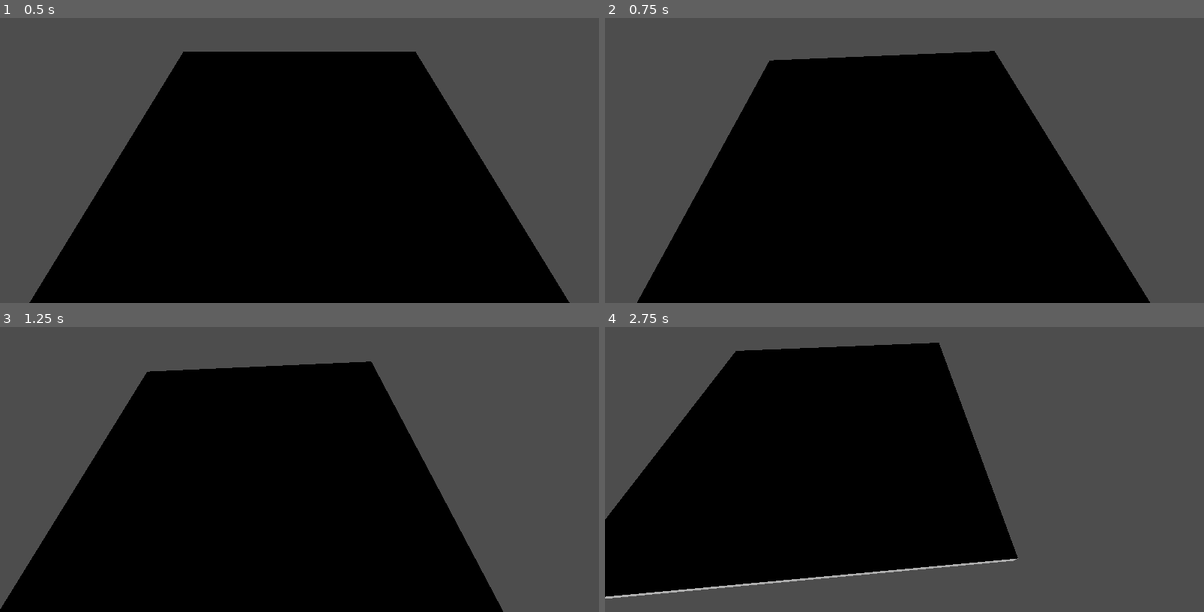
Above: before the commit, frames 1-4 (two rows, left to right).
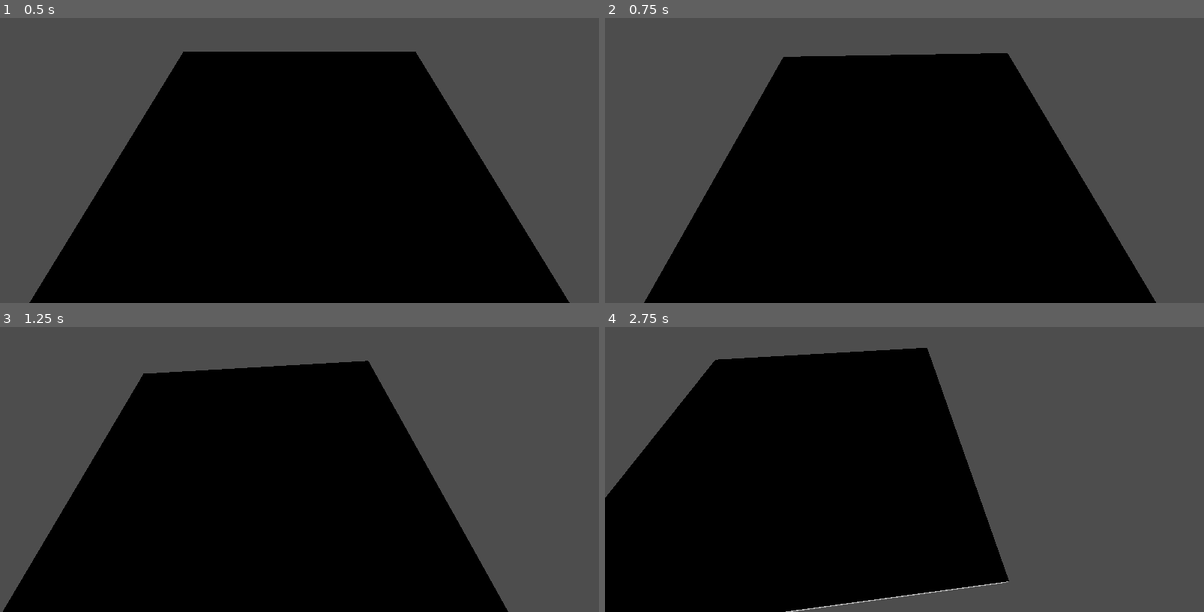
Above: after the commit, the same moments.

Repository: BenjiinxGrimm/knights-bane
Game: Godot game, scene res://scenes/main.tscn
Same seed, same stepped clock (60 frames per second), same inputs: the game is played once before the commit and once after it.
Inputs (mouse positions are in pixels of both pictures, inside the frame that each line leads up to):
- Up to frame 1 (0.5 s): no input
- Up to frame 2 (0.75 s): move the mouse to (1036, 117) at 0.52 s; press the mouse at (1036, 117) at 0.53 s; hold D (move_right) from 0.53 s (still down)
- Up to frame 3 (1.25 s): keep holding D (move_right); tap J (attack, bound only before the commit) at 0.8 s
- Up to frame 4 (2.75 s): move the mouse to (784, 460) at 1.27 s; release D (move_right) at 1.28 s; release the mouse at (784, 460) at 1.28 s; hold S (move_down) 1.28-2.03 s; tap J (attack, bound only before the commit) at 1.35, 2.3 s; click (784, 460) at 1.55 s; move the mouse to (964, 369) at 2.02 s; press the mouse at (964, 369) at 2.03 s; hold D (move_right) from 2.03 s (still down)

Frame 1 is identical in both runs. In frame 2, 2.8% of the frame differs, in the area x 5-92%, y 11-100%; in frame 3, 0.6%; in frame 4, 10%, in the area x 0-69%, y 5-100%.

Commit message:
Switch to mouse-aim: left click attacks toward cursor
Replaces movement-direction facing with continuous mouse aim.
Ray intersects horizontal plane at player Y for reliable hit detection.
Rotation snaps instantly to cursor; locks during active swing window.
Attack remapped from J key to left mouse button.

Co-Authored-By: Claude Sonnet 4.6 <noreply@anthropic.com>

Diff:
--- a/project.godot
+++ b/project.godot
@@ -44,7 +44,7 @@
 }
 attack={
 "deadzone": 0.5,
-"events": [Object(InputEventKey,"resource_local_to_scene":false,"resource_name":"","device":-1,"window_id":0,"alt_pressed":false,"shift_pressed":false,"ctrl_pressed":false,"meta_pressed":false,"pressed":false,"keycode":0,"physical_keycode":74,"key_label":0,"unicode":106,"location":0,"echo":false,"script":null)
+"events": [Object(InputEventMouseButton,"resource_local_to_scene":false,"resource_name":"","device":-1,"window_id":0,"alt_pressed":false,"shift_pressed":false,"ctrl_pressed":false,"meta_pressed":false,"button_mask":0,"position":Vector2(0, 0),"global_position":Vector2(0, 0),"factor":1.0,"button_index":1,"canceled":false,"pressed":false,"double_click":false,"script":null)
 , Object(InputEventJoypadButton,"resource_local_to_scene":false,"resource_name":"","device":-1,"button_index":0,"pressure":0.0,"pressed":false,"script":null)
 ]
 }
--- a/scripts/player.gd
+++ b/scripts/player.gd
@@ -46,10 +46,9 @@
 	velocity.x = direction.x * move_speed * speed_mult
 	velocity.z = direction.z * move_speed * speed_mult
 
-	# Lock facing direction during the active window so the swing commits
-	if _attack_state != AttackState.ACTIVE and direction.length_squared() > 0.01:
-		var target_angle := atan2(direction.x, direction.z)
-		rotation.y = lerp_angle(rotation.y, target_angle, ROTATION_SPEED * delta)
+	# Lock facing during the active window so the swing commits to where you clicked
+	if _attack_state != AttackState.ACTIVE:
+		_rotate_toward_mouse(delta)
 
 	if not is_on_floor():
 		velocity.y += GRAVITY * delta
@@ -78,5 +77,25 @@
 		AttackState.RECOVERY:
 			_attack_state = AttackState.IDLE
 
+func _rotate_toward_mouse(_delta: float) -> void:
+	var camera := get_viewport().get_camera_3d()
+	if camera == null:
+		return
+	var mouse_pos := get_viewport().get_mouse_position()
+	var ray_origin := camera.project_ray_origin(mouse_pos)
+	var ray_dir := camera.project_ray_normal(mouse_pos)
+	# Intersect a horizontal plane at the player's Y so the ray always hits
+	if abs(ray_dir.y) < 0.001:
+		return
+	var t := (global_position.y - ray_origin.y) / ray_dir.y
+	if t < 0.0:
+		return
+	var world_point := ray_origin + ray_dir * t
+	var look_dir := world_point - global_position
+	look_dir.y = 0.0
+	if look_dir.length_squared() > 0.01:
+		rotation.y = atan2(-look_dir.x, -look_dir.z)
+
 func _on_hitbox_body_entered(body: Node3D) -> void:
-	print("Hit: ", body.name)
+	if body.is_in_group("enemy"):
+		print("Hit enemy: ", body.name)
